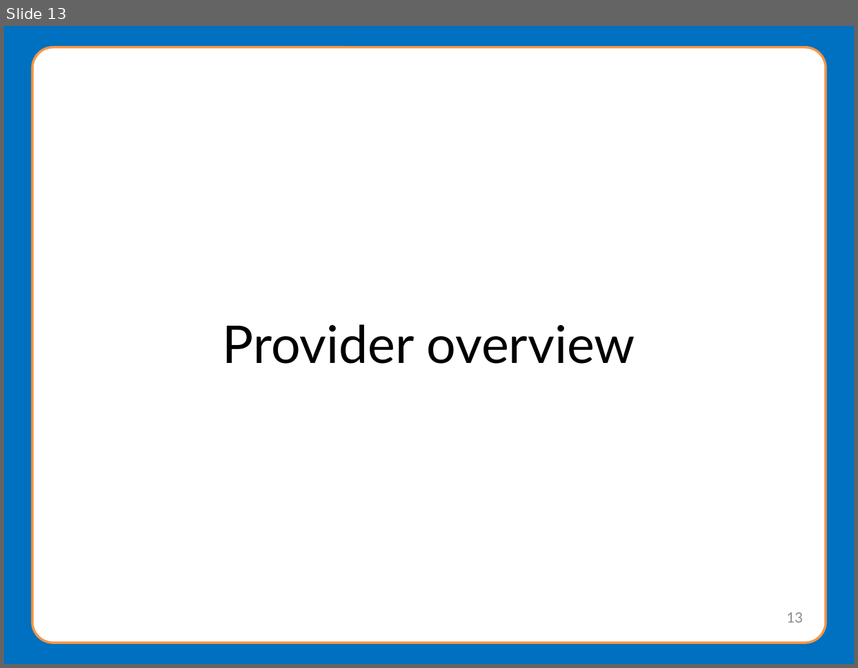
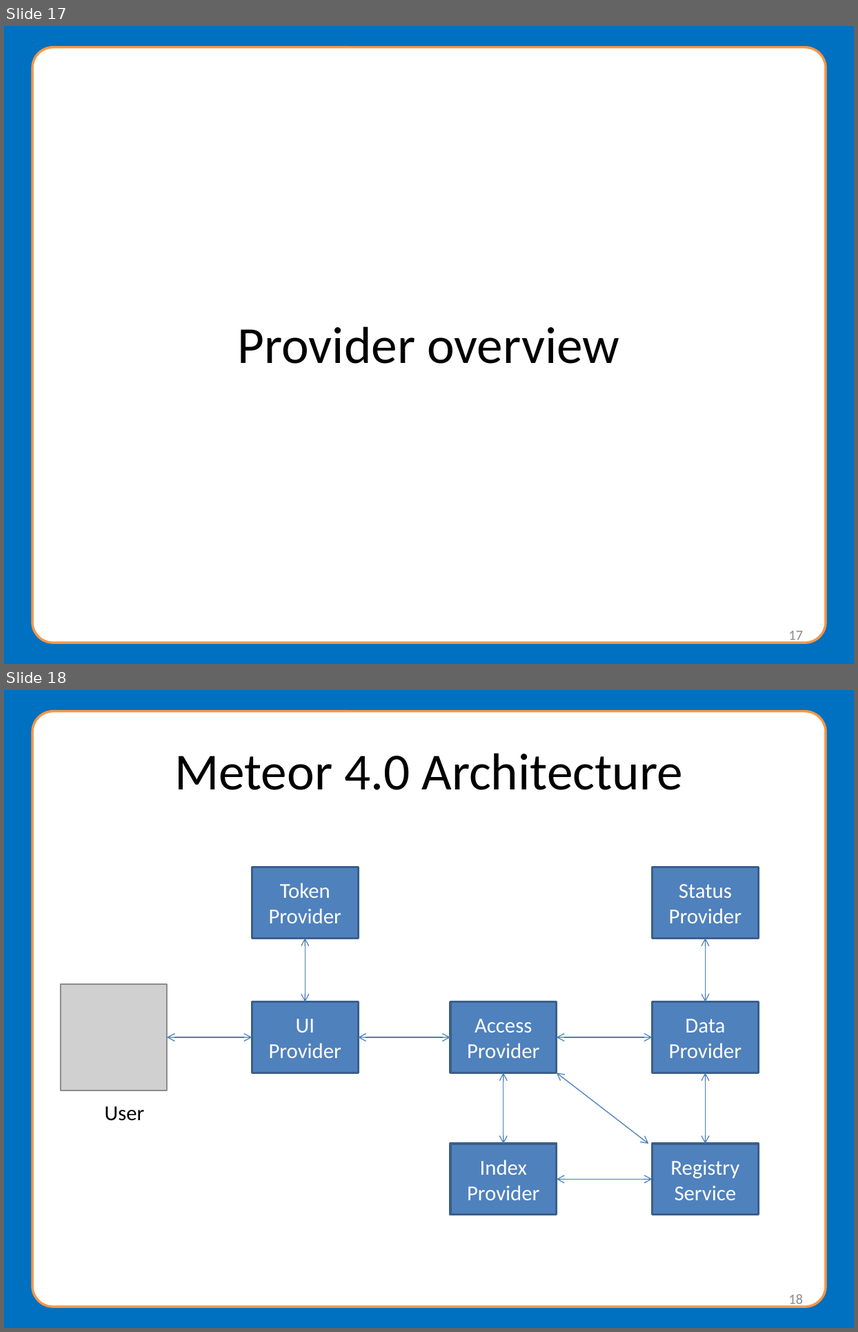
Before and after one commit to NationalStudentClearinghouse/Meteor4, a slide deck: docs/webinar/MeteorWebinarPresentation.pptx. Shown one above the other, each under a label of ours: slide 13 before the commit, slides 17 and 18 after it. The pictures are 858x668 and 858x1332 pixels, drawn with LibreOffice and Linux fonts; fonts in the diff are those of the drawing; grey boxes stand for pictures; background and template pictures are left out. Boxes give left, top, right and bottom in pixels: in the first picture for what was removed or moved away, otherwise in the second. Text is boxed around its words. In the diff, an @@ line names an element or a change of style, - is before the commit and + after.

```diff
--- a/docs/webinar/MeteorWebinarPresentation.pptx
+++ b/docs/webinar/MeteorWebinarPresentation.pptx
@@ slide 18 added at box(4, 690, 854, 1328), background #0070C0; not listed: 1 template element that a slide beside it also shows @@
@@ title added at box(174, 753, 683, 790), 44 pt, text #000000 @@
+Meteor 4.0 Architecture
@@ rectangle added at box(252, 867, 359, 938), fill #4F81BD, outline #3A5F8C 2 pt, 18 pt, text #FFFFFF @@
+Token Provider
@@ rectangle added at box(652, 867, 758, 938), fill #4F81BD, outline #3A5F8C 2 pt, 18 pt, text #FFFFFF @@
+Status Provider
@@ double arrow added from (305, 938) to (305, 1002), #4B7EBC 0.75 pt @@
@@ double arrow added from (705, 938) to (705, 1002), #4B7EBC 0.75 pt @@
@@ picture added at box(61, 984, 168, 1090) @@
@@ rectangle added at box(252, 1002, 359, 1072), fill #4F81BD, outline #3A5F8C 2 pt, 18 pt, text #FFFFFF @@
+UI Provider
@@ rectangle added at box(450, 1002, 557, 1072), fill #4F81BD, outline #3A5F8C 2 pt, 18 pt, text #FFFFFF @@
+Access Provider
@@ rectangle added at box(652, 1002, 758, 1072), fill #4F81BD, outline #3A5F8C 2 pt, 18 pt, text #FFFFFF @@
+Data Provider
@@ double arrow added from (252, 1037) to (168, 1037), #4B7EBC 0.75 pt @@
@@ double arrow added from (359, 1037) to (450, 1037), #4B7EBC 0.75 pt @@
@@ double arrow added from (557, 1037) to (652, 1037), #4B7EBC 0.75 pt @@
@@ double arrow added from (504, 1072) to (504, 1143), #4B7EBC 0.75 pt @@
@@ double arrow added from (557, 1072) to (648, 1143), #4B7EBC 0.75 pt @@
@@ double arrow added from (705, 1072) to (705, 1143), #4B7EBC 0.75 pt @@
@@ text added at box(105, 1106, 145, 1121), 18 pt, text #000000 @@
+User
@@ rectangle added at box(450, 1143, 557, 1214), fill #4F81BD, outline #3A5F8C 2 pt, 18 pt, text #FFFFFF @@
+Index Provider
@@ rectangle added at box(652, 1143, 758, 1214), fill #4F81BD, outline #3A5F8C 2 pt, 18 pt, text #FFFFFF @@
+Registry Service
@@ double arrow added from (557, 1179) to (652, 1179), #4B7EBC 0.75 pt @@
@@ page number added at box(789, 1294, 803, 1308), 12 pt, text #8C8C8C @@
+18
@@ what was slide 13 is now slide 17 @@
@@ slide 17 changed as well @@
@@ title "Provider overview" at box(238, 326, 619, 363): font Lato to Calibri @@
@@ page number at box(789, 630, 803, 644): text changed; font Lato to Calibri @@
-13
+17
```
Also in this commit, not shown: 13 other slides changed, 19 other slides added, 1 slide removed, 1 other file.
